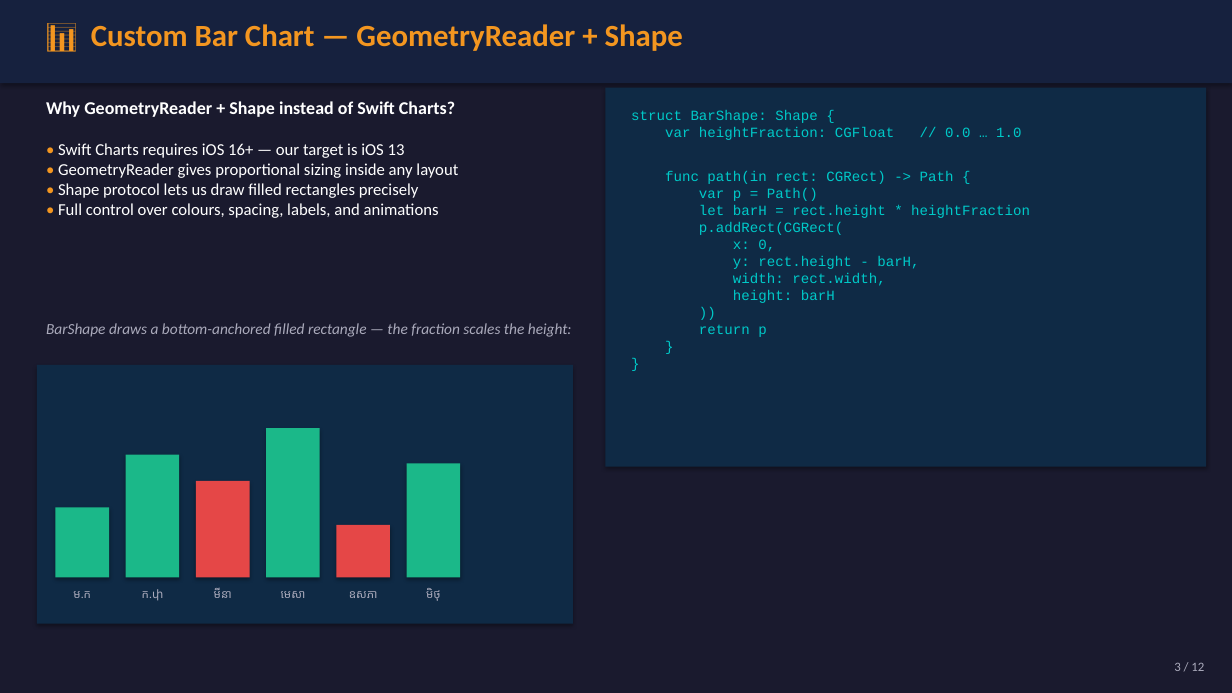
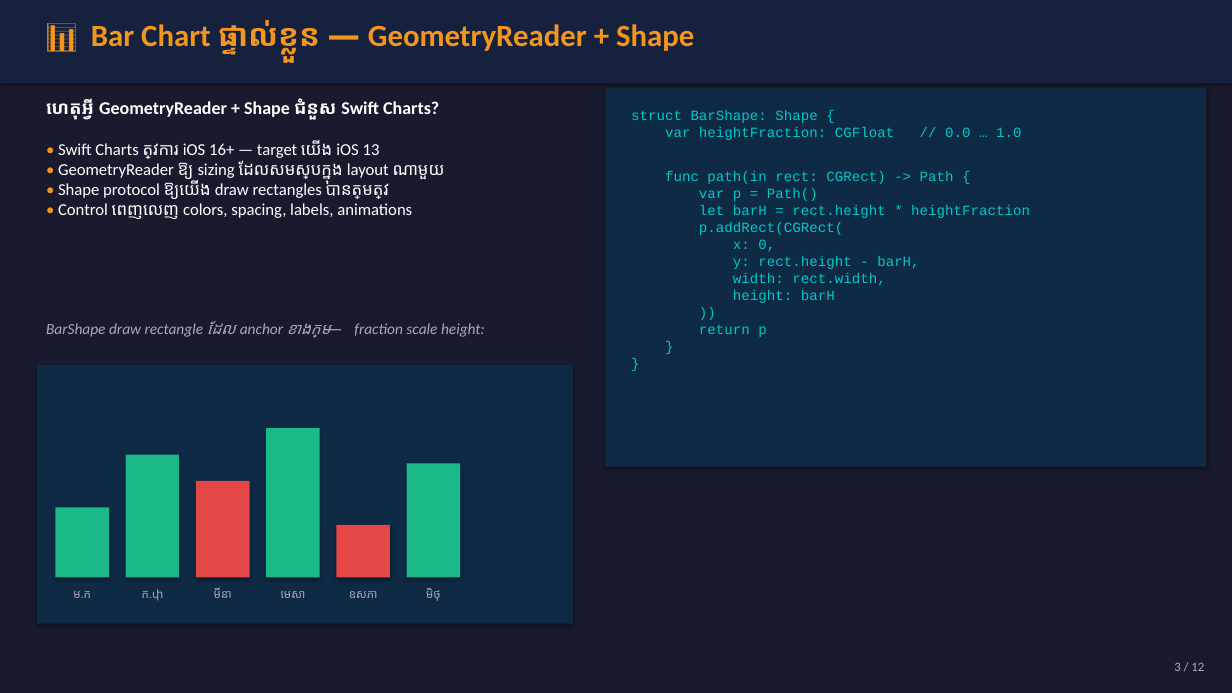
Before and after one commit to NemSothea/SwiftDoc, a slide deck: slide 3 of Week10/Week10_Data_Export_Reports.pptx. Drawn at 1232x693 pixels with LibreOffice and Linux fonts; fonts in the diff are those of the drawing. Boxes give left, top, right and bottom in pixels: in the first picture for what was removed or moved away, otherwise in the second. Text is boxed around its words. In the diff, an @@ line names an element or a change of style, - is before the commit and + after.

```diff
--- a/Week10/Week10_Data_Export_Reports.pptx
+++ b/Week10/Week10_Data_Export_Reports.pptx
@@ text at [91, 20, 694, 54]: text changed @@
-📊 Custom Bar Chart — GeometryReader + Shape
+📊 Bar Chart ផ្ទាល់ខ្លួន — GeometryReader + Shape
@@ text at [46, 98, 439, 120]: text changed @@
-Why GeometryReader + Shape instead of Swift Charts?
+ហេតុអ្វី GeometryReader + Shape ជំនួស Swift Charts?
@@ text at [58, 140, 445, 219]: text changed @@
-• Swift Charts requires iOS 16+ — our target is iOS 13
-• GeometryReader gives proportional sizing inside any layout
-• Shape protocol lets us draw filled rectangles precisely
-• Full control over colours, spacing, labels, and animations
+• Swift Charts ត្រូវការ iOS 16+ — target យើង iOS 13
+• GeometryReader ឱ្យ sizing ដែលសមស្របក្នុង layout ណាមួយ
+• Shape protocol ឱ្យយើង draw rectangles បានត្រឹមត្រូវ
+• Control ពេញលេញ colors, spacing, labels, animations
@@ text at [46, 321, 485, 338]: text changed @@
-BarShape draws a bottom-anchored filled rectangle — the fraction scales the height:
+BarShape draw rectangle ដែល anchor ខាងក្រោម — fraction scale height:
```
Also in this commit, not shown: 11 other slides changed, 21 other files.
